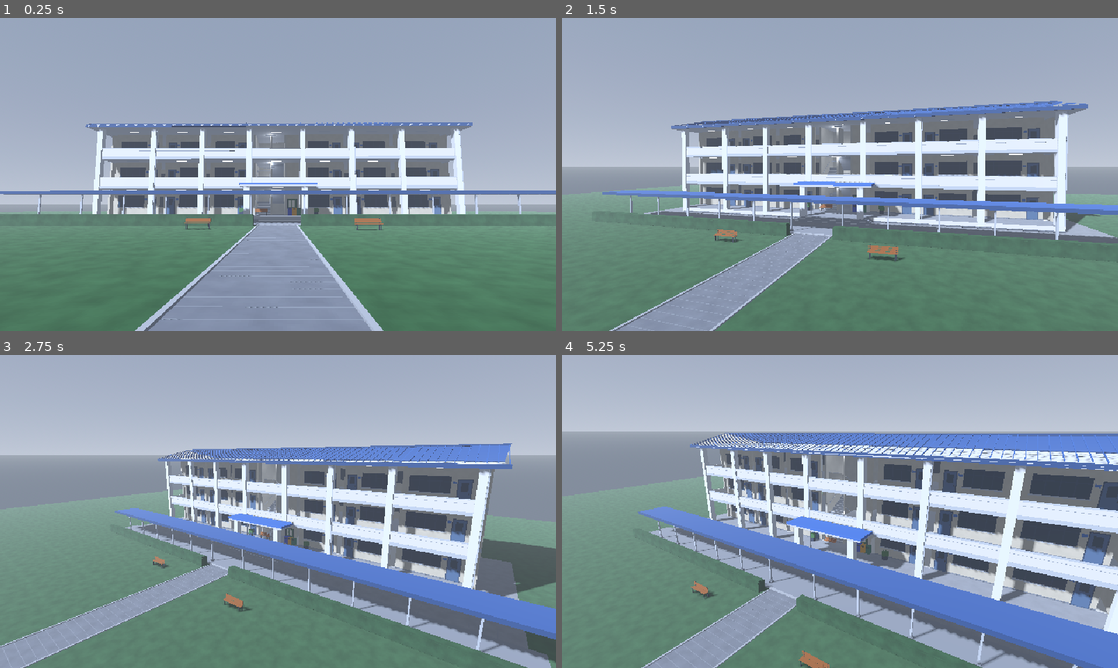
Above: before the commit, frames 1-4 (two rows, left to right).
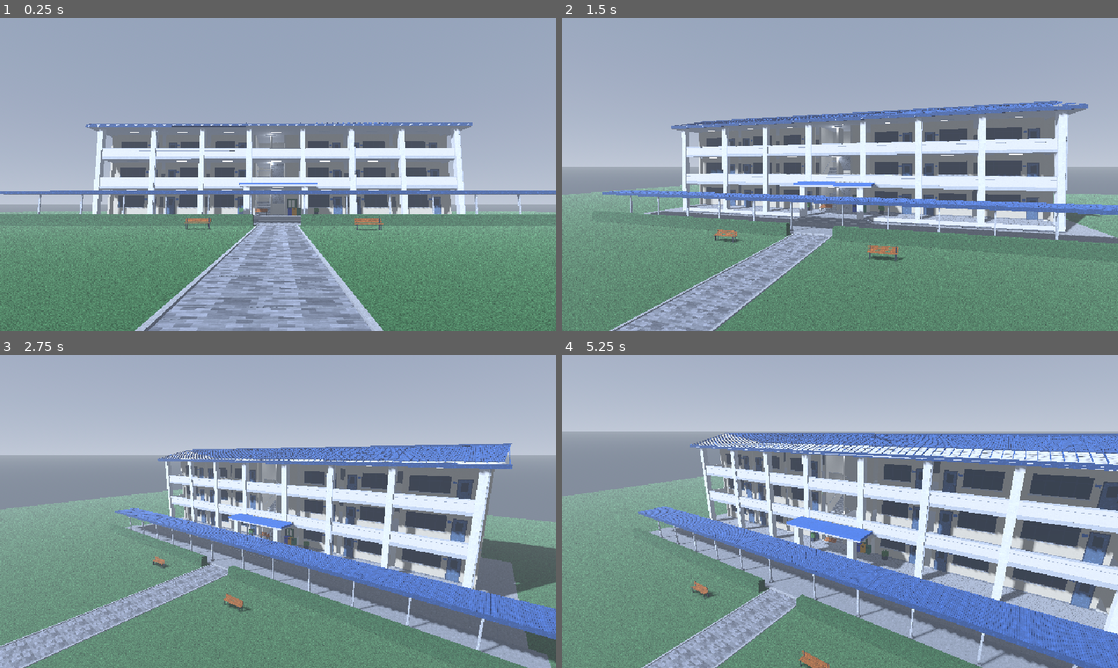
Above: after the commit, the same moments.

Repository: nerfmez/Story-game
Game: Godot game, scene res://tests/school_tour.tscn
The game is run twice, just before and just after one commit, with the same random seed, the same clock (stepped at 60 frames per second) and the same inputs. This scene is started directly instead of the project's main scene.
Inputs (mouse positions are in pixels of both pictures, inside the frame that each line leads up to):
- Up to frame 1 (0.25 s): no input
- Up to frame 2 (1.5 s): tap Enter (ui_accept) at 0.5, 0.77 s; move the mouse to (962, 158) at 0.52 s; hold Right (ui_right) 0.53-1.28 s; click (962, 158) at 0.67 s; move the mouse to (728, 190) at 1.27 s; hold Left (ui_left) from 1.28 s (still down)
- Up to frame 3 (2.75 s): tap Enter (ui_accept) at 1.52 s; move the mouse to (333, 442) at 2.02 s; release Left (ui_left) at 2.03 s; hold Right (ui_right) from 2.03 s (still down)
- Up to frame 4 (5.25 s): move the mouse to (812, 574) at 2.77 s; click (812, 574) at 2.92 s; tap Enter (ui_accept) at 3.02, 3.77, 4.52 s; move the mouse to (1006, 558) at 3.52 s; release Right (ui_right) at 3.53 s; hold Left (ui_left) from 3.53 s (still down); move the mouse to (673, 464) at 4.27 s; move the mouse to (867, 511) at 5.02 s; click (867, 511) at 5.17 s

The runs differ from the first frame. In frame 1, 7.6% of the frame differs, in the area x 0-100%, y 33-100%; in frame 2, 5.4%; in frame 3, 4.5%; in frame 4, 4.9%.

Commit message:
School model: real material textures
CC0 PBR sets from ambientCG (painted plaster, concrete, terrazzo, wood,
corrugated steel, grass, paving stones, painted metal) become a detail
map (the surface's light and dark only, multiplied by the building's own
colours, so the cream walls and blue roof stay) and a normal map, both
128 px per tile with nearest filtering, laid at true size on the model
with tangents generated for the normal maps.

Co-Authored-By: Claude Opus 5.5 <noreply@anthropic.com>
Claude-Session: https://claude.ai/code/session_01CetL5zkYvFPaRRM6Eyxn95

Diff:
--- a/scripts/school_model_3d.gd
+++ b/scripts/school_model_3d.gd
@@ -53,8 +53,20 @@
 }
 const GLOSS := {"glass": 0.12, "floor": 0.35, "tread": 0.45, "concrete": 0.55, "cement": 0.5, "paver": 0.55,
 	"rail": 0.3, "steel": 0.35, "bin_blue": 0.4, "bin_yellow": 0.4, "bin_green": 0.4, "roof": 0.45, "canopy": 0.5}
-## สีเพี้ยนเล็กน้อยเป็นจุดๆ (หญ้า พุ่มไม้ ผนัง พื้น) ไม่ให้เรียบเป็นพลาสติก
-const NOISY := {"grass": 0.18, "hedge": 0.25, "wall": 0.05, "concrete": 0.08, "paver": 0.1, "core": 0.05, "floor": 0.06}
+## เนื้อวัสดุจริง (texture CC0 จาก ambientCG: tools/make_school_textures.py): ความสว่างของผิวคูณสีของอาคาร
+## ชื่อ texture, เมตรต่อหนึ่งรอบลาย, ความสว่างเฉลี่ยของ texture (ชดเชยให้สีเท่าเดิม), แรงนูนของ normal map
+const TEX_DIR := "res://assets/bg/school/tex/"
+const SURFACE := {
+	"wall": ["plaster", 2.0, 0.98, 0.6], "core": ["plaster", 2.0, 0.98, 0.6], "parapet": ["plaster", 2.0, 0.98, 0.6],
+	"ceiling": ["plaster", 2.0, 0.98, 0.3], "pillar": ["smooth", 2.0, 0.96, 0.4], "trim": ["smooth", 2.0, 0.96, 0.3],
+	"floor": ["terrazzo", 0.6, 0.93, 0.2], "tread": ["terrazzo", 0.6, 0.93, 0.2], "riser": ["terrazzo", 0.6, 0.93, 0.2],
+	"nosing": ["smooth", 1.0, 0.96, 0.2], "concrete": ["concrete", 2.0, 0.82, 0.8], "cement": ["concrete", 2.0, 0.82, 0.8],
+	"edging": ["concrete", 1.0, 0.82, 0.6], "paver": ["paving", 1.5, 0.74, 1.0], "grass": ["grass", 1.5, 0.74, 1.0],
+	"hedge": ["grass", 0.8, 0.74, 1.2], "wood": ["wood", 1.0, 0.72, 0.6], "roof": ["corrugated", 1.0, 0.84, 1.0],
+	"sheet": ["corrugated", 1.0, 0.84, 1.0], "canopy": ["smooth", 2.0, 0.96, 0.3], "fascia": ["metal", 1.0, 0.78, 0.4],
+	"door": ["metal", 1.0, 0.78, 0.4], "steel": ["metal", 1.0, 0.78, 0.4], "rail": ["metal", 1.0, 0.78, 0.3],
+	"vent": ["concrete", 1.0, 0.82, 0.5], "pot": ["smooth", 1.0, 0.96, 0.3], "plant": ["grass", 0.5, 0.74, 1.0],
+}
 
 var _tools := {}
 var lamps: Array[Vector3] = []                # ตำแหน่งหลอดนีออน (SchoolBuildingView ใส่ไฟจริง)
@@ -504,7 +516,10 @@
 	for key: String in _tools:
 		var mesh := MeshInstance3D.new()
 		mesh.name = key
-		mesh.mesh = (_tools[key] as SurfaceTool).commit()
+		var st: SurfaceTool = _tools[key]
+		if SURFACE.has(key):
+			st.generate_tangents()                      # normal map ต้องมี tangent
+		mesh.mesh = st.commit()
 		mesh.material_override = _material(key)
 		if key in ["lamp", "room", "drain", "grass"]:
 			mesh.cast_shadow = GeometryInstance3D.SHADOW_CASTING_SETTING_OFF
@@ -521,19 +536,16 @@
 		m.emission_energy_multiplier = 2.5
 	if key == "room":
 		m.shading_mode = BaseMaterial3D.SHADING_MODE_UNSHADED
-	if NOISY.has(key):
-		var noise := FastNoiseLite.new()
-		noise.frequency = 0.06
-		var tex := NoiseTexture2D.new()
-		tex.noise = noise
-		tex.seamless = true
-		tex.width = 64
-		tex.height = 64
-		var amount: float = NOISY[key]
-		var ramp := Gradient.new()
-		ramp.set_color(0, Color(1.0 - amount, 1.0 - amount, 1.0 - amount))
-		ramp.set_color(1, Color(1.0, 1.0, 1.0))
-		tex.color_ramp = ramp
-		m.albedo_texture = tex
-		m.texture_filter = BaseMaterial3D.TEXTURE_FILTER_NEAREST
+	if SURFACE.has(key):
+		var spec: Array = SURFACE[key]
+		var c: Color = COLOURS[key]
+		var mean: float = spec[2]
+		m.albedo_color = Color(c.r / mean, c.g / mean, c.b / mean)
+		m.albedo_texture = load(TEX_DIR + str(spec[0]) + "_detail.png")
+		m.normal_enabled = true
+		m.normal_texture = load(TEX_DIR + str(spec[0]) + "_normal.png")
+		m.normal_scale = spec[3]
+		var repeat: float = 4.0 / float(spec[1])         # UV = 0.25 ต่อเมตร
+		m.uv1_scale = Vector3(repeat, repeat, 1.0)
+		m.texture_filter = BaseMaterial3D.TEXTURE_FILTER_NEAREST_WITH_MIPMAPS
 	return m
Binary file added: art_source/textures/Concrete034_1K-JPG_Color.jpg
Binary file added: art_source/textures/Concrete034_1K-JPG_NormalGL.jpg
Binary file added: art_source/textures/Concrete047A_1K-JPG_Color.jpg
Binary file added: art_source/textures/Concrete047A_1K-JPG_NormalGL.jpg
Binary file added: art_source/textures/CorrugatedSteel005_1K-JPG_Color.jpg
Binary file added: art_source/textures/CorrugatedSteel005_1K-JPG_NormalGL.jpg
Binary file added: art_source/textures/Grass004_1K-JPG_Color.jpg
Binary file added: art_source/textures/Grass004_1K-JPG_NormalGL.jpg
Binary file added: art_source/textures/PaintedMetal004_1K-JPG_Color.jpg
Binary file added: art_source/textures/PaintedMetal004_1K-JPG_NormalGL.jpg
Binary file added: art_source/textures/PaintedPlaster017_1K-JPG_Color.jpg
Binary file added: art_source/textures/PaintedPlaster017_1K-JPG_NormalGL.jpg
(and 44 more such lines)
